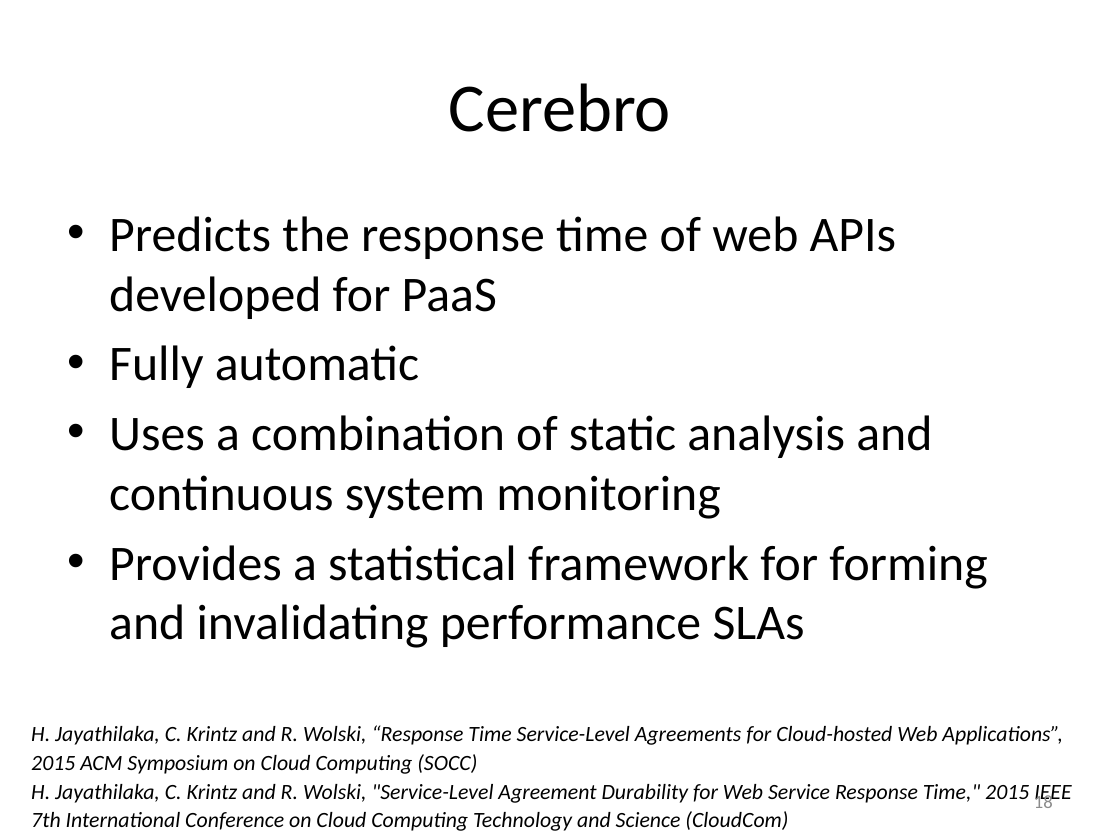
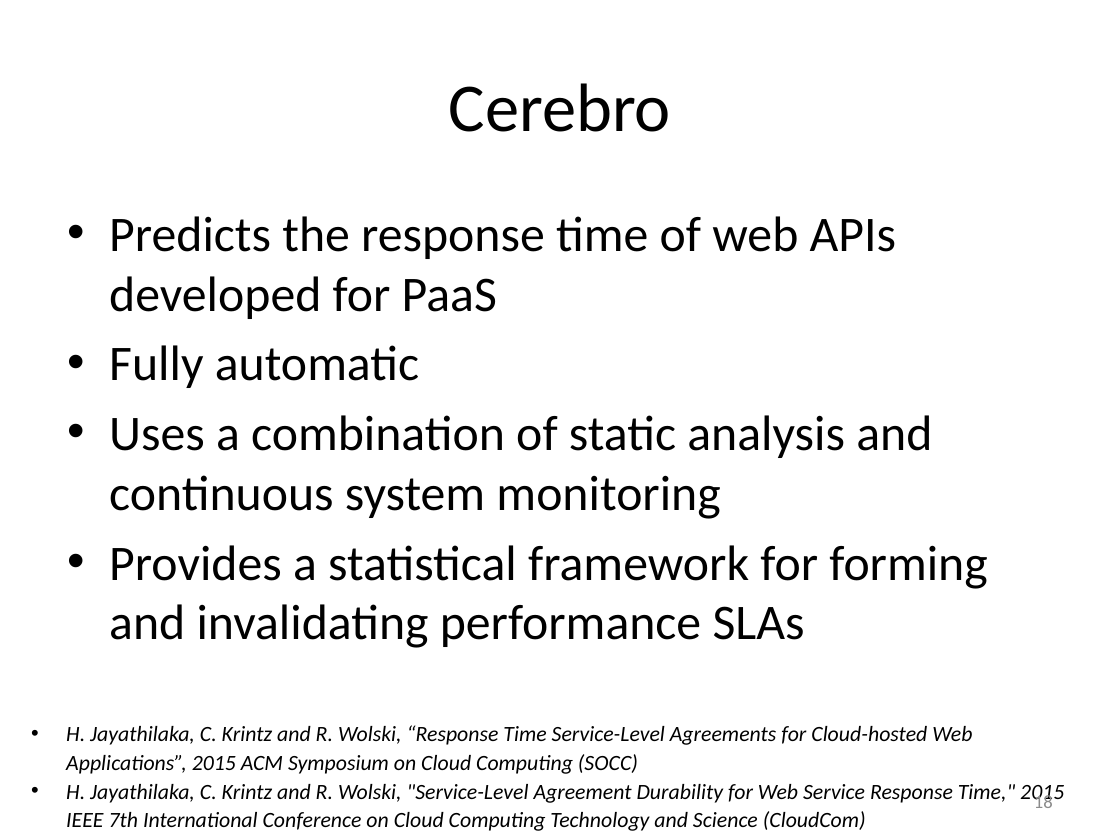
Before and after one commit to Dithn/eager-appscale, a slide deck: slide 18 of Eager/elk-experiment/appserver/system_design.pptx. Drawn at 1120x840 pixels with LibreOffice and Linux fonts; fonts in the diff are those of the drawing. Boxes give left, top, right and bottom in pixels: in the first picture for what was removed or moved away, otherwise in the second. Text is boxed around its words. In the diff, an @@ line names an element or a change of style, - is before the commit and + after.

```diff
--- a/Eager/elk-experiment/appserver/system_design.pptx
+++ b/Eager/elk-experiment/appserver/system_design.pptx
@@ text "H. Jayathilaka, C. Krintz and ..." at [66, 725, 1064, 831]: bullet none to • @@
```
Also in this commit, not shown: 11 other slides changed.
